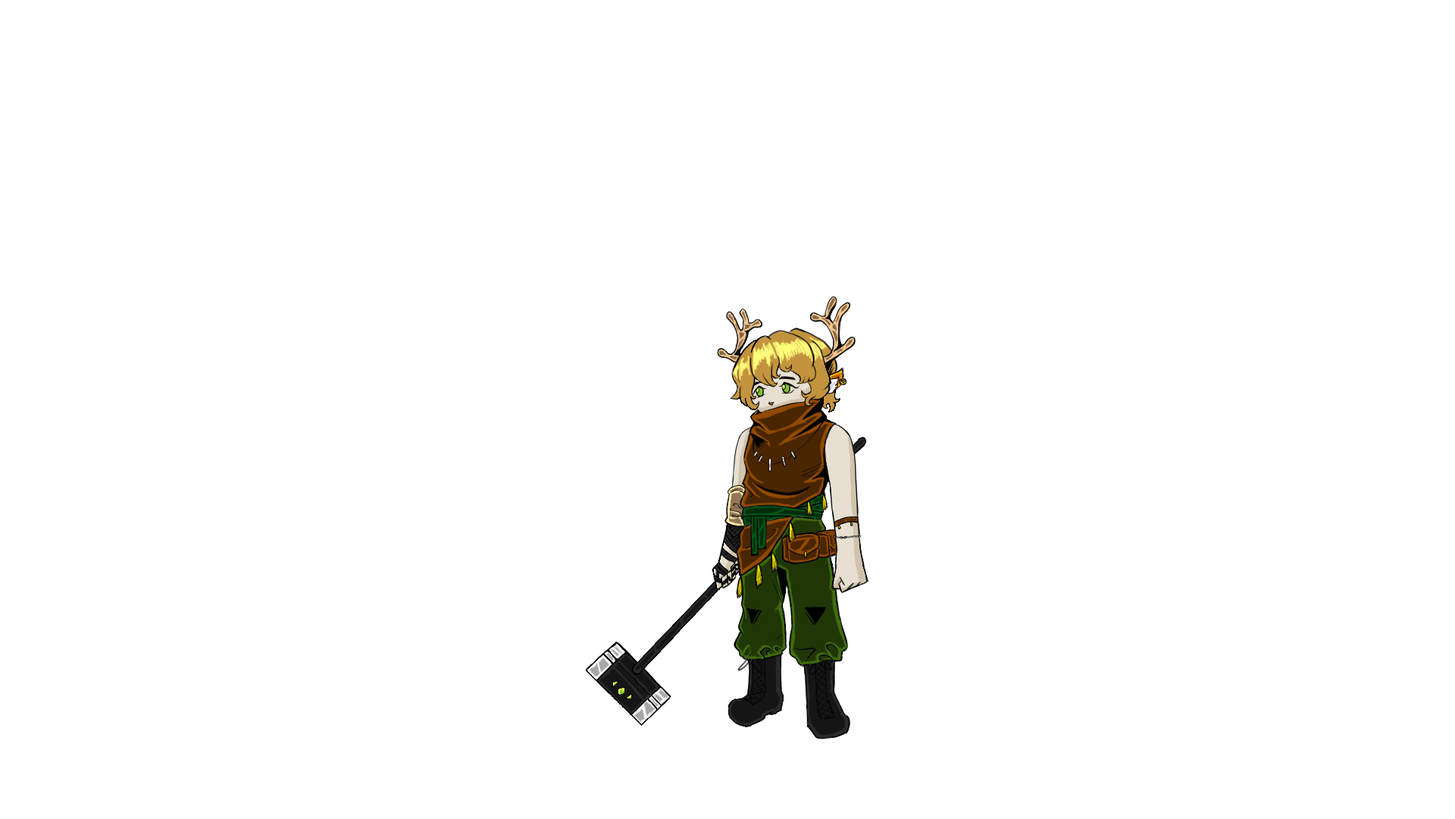
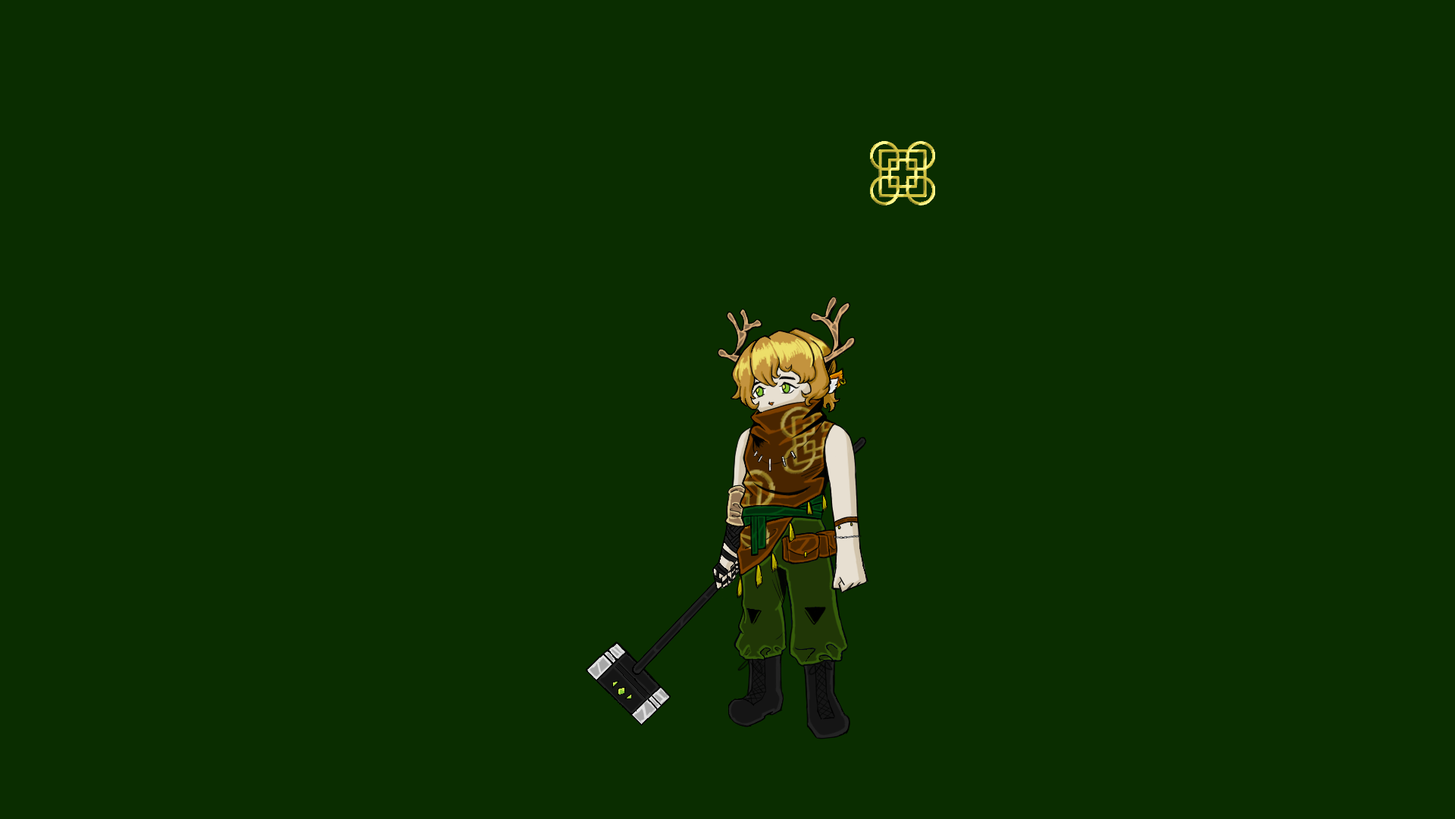
The second 1455 x 819 image is a revision of the first. Changes to its layers:
added layer "문양" (1st of 3) above "Layer 1" over [870, 140, 936, 206]
added layer "대지족 얼굴 어둠" (multiply) in group "대지족" over [730, 329, 841, 414]
painted on "대지족 얼굴 채색" over [752, 382, 796, 398]
painted on "대지족 선" over [729, 327, 862, 550]
added layer "문양" (2nd of 3, in "대지족") (55%) in group "대지족" over [739, 469, 777, 551]
added layer "문양" (3rd of 3, in "대지족") (55%) in group "대지족" over [779, 405, 838, 476]
painted on "대지족 어둠" over [790, 382, 862, 592]
"대지족 빛": opacity 100% → 70%, painted on it over [586, 295, 867, 740]
painted on "대지족 채색" over [730, 327, 842, 665]
removed layer "Background" over [0, 0, 1455, 819]
added layer "Layer 0" over [0, 0, 1455, 819]
